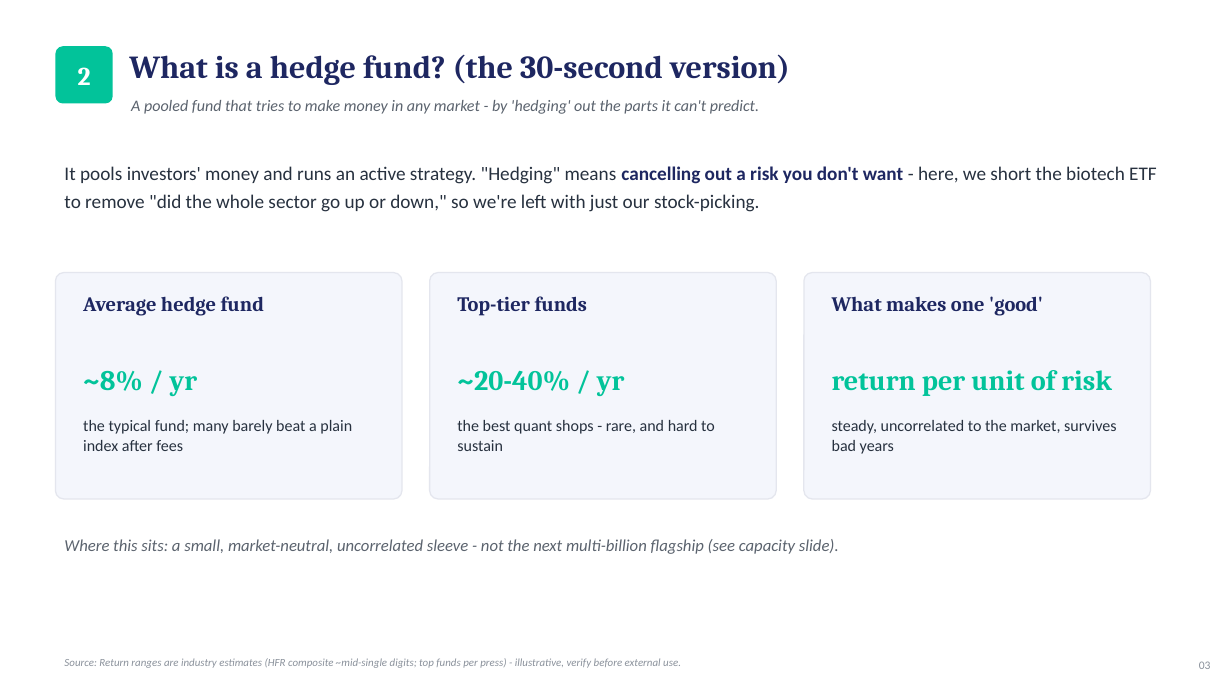
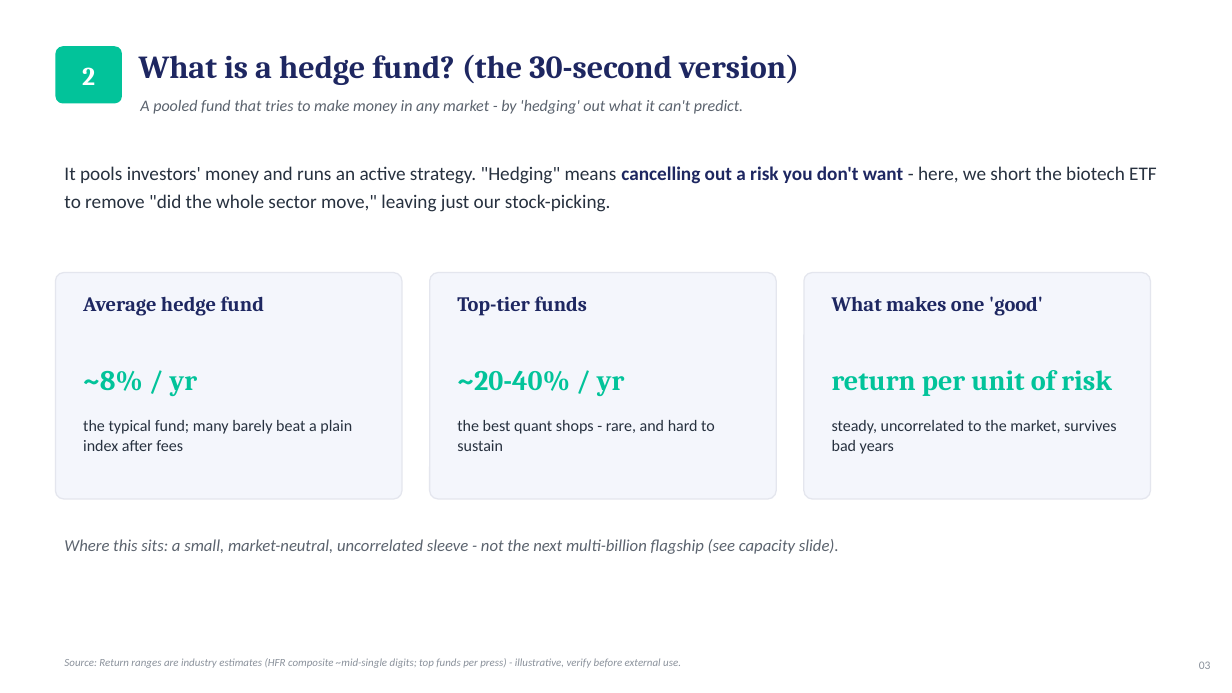
Before and after one commit to zenotheboi/hedgefund-analysis, a slide deck: slide 3 of reports/Biotech_Catalyst_Strategy_Deck.pptx. Drawn at 1232x693 pixels with LibreOffice and Linux fonts; fonts in the diff are those of the drawing. Boxes give left, top, right and bottom in pixels: in the first picture for what was removed or moved away, otherwise in the second. Text is boxed around its words. In the diff, an @@ line names an element or a change of style, - is before the commit and + after.

Commit message:
Deck: restore short-leg proof to main flow, add appendix (OAT/hedge/56-fan), auto-numbering
- 'Why we drop the short' leg-split table back in the MAIN deck (was cut)
- Appendix: A1 one-at-a-time sensitivity (borrow rate dominates, 56%),
  A2 hedge methodology + beta, A3 the 68->56 fan chart
- Refactor to auto-incrementing section/page numbers so inserts don't renumber
- 20 slides (16 main + divider + 3 appendix)

```diff
--- a/reports/Biotech_Catalyst_Strategy_Deck.pptx
+++ b/reports/Biotech_Catalyst_Strategy_Deck.pptx
@@ rounded rectangle "2": place and size @@
-rounded rectangle "2" at <box>55,46,113,104</box>
+rounded rectangle "2" at <box>55,46,122,104</box>
@@ text "What is a hedge fund? ...": place and size @@
-text "What is a hedge fund? ..." at <box>129,54,790,85</box>
+text "What is a hedge fund? ..." at <box>139,55,799,85</box>
@@ text at <box>140,100,743,114</box>: text changed @@
-A pooled fund that tries to make money in any market - by 'hedging' out the parts it can't predict.
+A pooled fund that tries to make money in any market - by 'hedging' out what it can't predict.
@@ text at <box>64,166,1157,212</box>: text changed @@
-It pools investors' money and runs an active strategy. "Hedging" means cancelling out a risk you don't want - here, we short the biotech ETF to remove "did the whole sector go up or down," so we're left with just our stock-picking.
+It pools investors' money and runs an active strategy. "Hedging" means cancelling out a risk you don't want - here, we short the biotech ETF to remove "did the whole sector move," leaving just our stock-picking.
```
Also in this commit, not shown: 13 other slides changed, 5 slides added, 3 other files.
